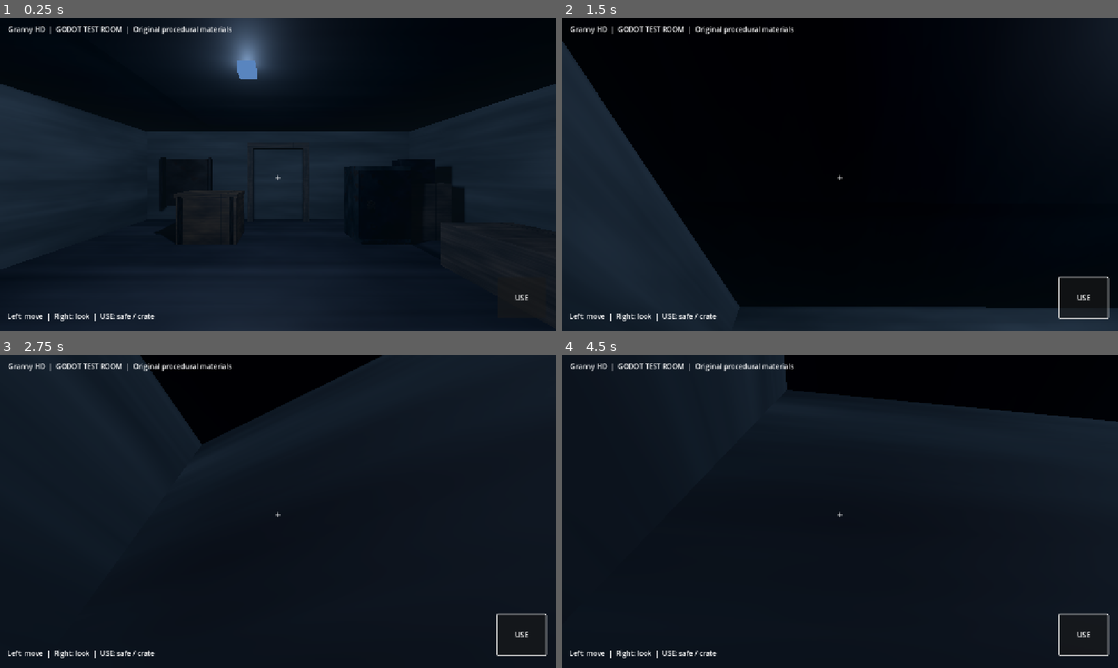
Above: before the commit, frames 1-4 (two rows, left to right).
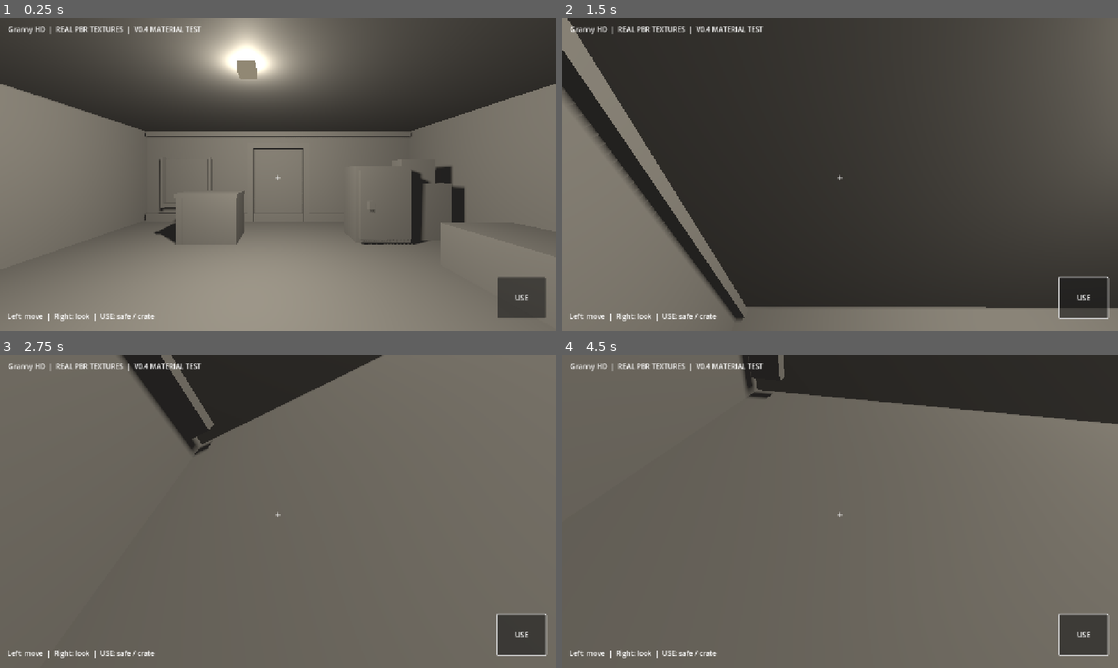
Above: after the commit, the same moments.

Repository: Cheems-gta/Granny-HD
Game: Godot game, scene res://scenes/main.tscn
Same seed, same stepped clock (60 frames per second), same inputs: the game is played once before the commit and once after it.
Inputs (mouse positions are in pixels of both pictures, inside the frame that each line leads up to):
- Up to frame 1 (0.25 s): no input
- Up to frame 2 (1.5 s): click "USE" at 0.5 s; tap Enter at 1.25 s; move the mouse to (867, 174) at 1.27 s; hold W from 1.28 s (still down); tap E at 1.35 s
- Up to frame 3 (2.75 s): keep holding W; move the mouse to (250, 511) at 2.02 s; tap E at 2.1 s
- Up to frame 4 (4.5 s): keep holding W; move the mouse to (851, 505) at 2.77 s; tap E at 2.85, 3.6, 4.35 s; tap Space at 3.5 s; move the mouse to (834, 517) at 3.52 s; tap Enter at 4.25 s; move the mouse to (878, 514) at 4.27 s

The runs differ from the first frame. In frame 1, 100% of the frame differs, in the area x 0-100%, y 0-100%; in frame 2, 97%; in frame 3, 99%; in frame 4, 99%.
Error after the commit: Parse Error: The function signature doesn't match the parent. Parent signature is "_get(StringName) -> Variant". (res://scripts/material_library.gd:50)

Commit message:
V0.4: replace procedural test-room shaders with real albedo normal AO metallic roughness maps and neutral lighting

Diff:
--- a/godot/scripts/main.gd
+++ b/godot/scripts/main.gd
@@ -1,7 +1,7 @@
 extends Node3D
 
 # This scene is independent/original. It does not load any original Granny assets.
-const AGED_SHADER = preload("res://shaders/aged_surface.gdshader")
+const MATERIAL_LIBRARY = preload("res://scripts/material_library.gd")
 const PLAYER_SCRIPT = preload("res://scripts/player.gd")
 const PROP_SCRIPT = preload("res://scripts/interactable.gd")
 
@@ -14,16 +14,8 @@
     _create_player()
     _create_hud()
 
-func _material(color: Color, grime: Color, pattern: int, rough: float, metallic: float = 0.0) -> ShaderMaterial:
-    var m: ShaderMaterial = ShaderMaterial.new()
-    m.shader = AGED_SHADER
-    m.set_shader_parameter("base_color", color)
-    m.set_shader_parameter("dust_color", grime)
-    m.set_shader_parameter("material_kind", pattern)
-    m.set_shader_parameter("surface_roughness", rough)
-    m.set_shader_parameter("metallic_level", metallic)
-    m.set_shader_parameter("pattern_scale", 6.0)
-    return m
+func _hd(material_name: String, uv_tile: Vector2 = Vector2.ONE) -> StandardMaterial3D:
+    return MATERIAL_LIBRARY.from_pack(material_name, uv_tile)
 
 func _box(parent_node: Node3D, title: String, at: Vector3, size: Vector3, material: Material, target: Node3D = null) -> StaticBody3D:
     var body: StaticBody3D = StaticBody3D.new()
@@ -50,55 +42,58 @@
     world.name = "Cold low-light environment"
     var env: Environment = Environment.new()
     env.background_mode = Environment.BG_COLOR
-    env.background_color = Color(0.025, 0.035, 0.05)
+    env.background_color = Color(0.10, 0.087, 0.078)
     env.ambient_light_source = Environment.AMBIENT_SOURCE_COLOR
-    env.ambient_light_color = Color(0.17, 0.22, 0.28)
-    env.ambient_light_energy = 0.5
+    env.ambient_light_color = Color(0.34, 0.33, 0.32)
+    env.ambient_light_energy = 0.65
     env.fog_enabled = true
-    env.fog_light_color = Color(0.11, 0.17, 0.22)
-    env.fog_density = 0.018
+    env.fog_light_color = Color(0.23, 0.22, 0.21)
+    env.fog_density = 0.004
     world.environment = env
     add_child(world)
     var light: OmniLight3D = OmniLight3D.new()
     light.name = "Ceiling light"
     light.position = Vector3(0.4, 2.83, 0)
-    light.light_color = Color(0.68, 0.82, 1.0)
-    light.light_energy = 1.65
-    light.omni_range = 10.0
+    light.light_color = Color(0.95, 0.91, 0.82)
+    light.light_energy = 2.1
+    light.omni_range = 12.0
     light.shadow_enabled = true
     add_child(light)
     var lamp_material: StandardMaterial3D = StandardMaterial3D.new()
     lamp_material.albedo_color = Color(0.62, 0.78, 0.95)
     lamp_material.emission_enabled = true
-    lamp_material.emission = Color(0.35, 0.52, 0.75)
+    lamp_material.emission = Color(0.55, 0.50, 0.39)
     _box(self, "Ceiling bulb", Vector3(0.4, 2.86, 0), Vector3(0.22, 0.14, 0.22), lamp_material)
 
 func _create_room() -> void:
-    var floor_mat: Material = _material(Color(0.28,0.28,0.30), Color(0.08,0.08,0.095), 1, 0.53)
-    var wall_mat: Material = _material(Color(0.42,0.43,0.43), Color(0.14,0.15,0.15), 3, 0.94)
-    var ceiling_mat: Material = _material(Color(0.20,0.19,0.19), Color(0.06,0.07,0.08), 1, 0.84)
-    var timber: Material = _material(Color(0.39,0.30,0.24), Color(0.10,0.085,0.077), 1, 0.83)
+    var floor_mat: Material = _hd("Floor", Vector2(4.5, 4.5))
+    var wall_mat: Material = _hd("Walls", Vector2(4.5, 1.75))
+    var ceiling_mat: Material = _hd("Ceiling", Vector2(4.0, 4.0))
+    var timber: Material = _hd("Crate")
     _box(self, "Wet aged floor", Vector3(0,-0.2,0), Vector3(9,0.4,9), floor_mat)
     _box(self, "Ceiling", Vector3(0,3.05,0), Vector3(9,0.2,9), ceiling_mat)
     _box(self, "North wall", Vector3(0,1.5,4.5), Vector3(9,3,.22), wall_mat)
     _box(self, "South wall", Vector3(0,1.5,-4.5), Vector3(9,3,.22), wall_mat)
     _box(self, "West wall", Vector3(-4.5,1.5,0), Vector3(.22,3,9), wall_mat)
     _box(self, "East wall", Vector3(4.5,1.5,0), Vector3(.22,3,9), wall_mat)
+    for z in [-4.28, 4.28]:
+        _box(self, "Wood skirting board", Vector3(0, 0.12, z), Vector3(8.6, .24, .15), timber)
+        _box(self, "Upper wall trim", Vector3(0, 2.82, z), Vector3(8.6, .12, .14), timber)
     # Door, old TV and bench are generic props in the original test room.
     _box(self, "Old doorway frame left", Vector3(-0.9,1.2,4.3), Vector3(.18,2.4,.23), timber)
     _box(self, "Old doorway frame right", Vector3(0.9,1.2,4.3), Vector3(.18,2.4,.23), timber)
     _box(self, "Doorway lintel", Vector3(0,2.45,4.3), Vector3(1.98,.17,.23), timber)
     _box(self, "Bench base", Vector3(-3.3,.35,-.25), Vector3(1.2,.7,2.1), timber)
     _box(self, "Old TV cabinet", Vector3(-3.3,.65,2.5), Vector3(1.35,1.3,.7), timber)
-    var tv_mat: Material = _material(Color(.15,.15,.16), Color(.04,.04,.05), 0,.45)
+    var tv_mat: Material = _hd("CrateMetal")
     _box(self, "Old CRT screen", Vector3(-3.3,1.55,2.5), Vector3(.8,.63,.45), tv_mat)
 
 func _create_props() -> void:
-    var safe_outer: Material = _material(Color(.33,.38,.40), Color(.08,.09,.09), 2,.53,.64)
-    var safe_inner: Material = _material(Color(.28,.29,.31), Color(.10,.10,.11), 2,.43,.82)
-    var wood: Material = _material(Color(.42,.30,.19), Color(.12,.08,.06), 1,.77)
-    var metal: Material = _material(Color(.28,.25,.23), Color(.08,.06,.05), 2,.58,.67)
-    var plate: Material = _material(Color(.32,.29,.28), Color(.14,.09,.06), 2,.52,.75)
+    var safe_outer: Material = _hd("SafeBody")
+    var safe_inner: Material = _hd("SafeDoor")
+    var wood: Material = _hd("Crate")
+    var metal: Material = _hd("CrateMetal")
+    var plate: Material = _hd("SteelPlate")
     var safe: Node3D = Node3D.new()
     safe.name = "Interactive safe"
     safe.set_script(PROP_SCRIPT)
@@ -132,6 +127,7 @@
     _box(self,"Rusted metal panel",Vector3(2.95,1.25,4.28),Vector3(1.55,1.5,.11),plate)
     _box(self,"Panel left bracket",Vector3(2.20,1.25,4.15),Vector3(.07,1.62,.2),metal)
     _box(self,"Panel right bracket",Vector3(3.70,1.25,4.15),Vector3(.07,1.62,.2),metal)
+    _box(self,"Lower metal brace",Vector3(2.95,.54,4.12),Vector3(1.58,.10,.19),metal)
 
 func _create_player() -> void:
     _player = CharacterBody3D.new()
@@ -157,7 +153,7 @@
     root.mouse_filter = Control.MOUSE_FILTER_IGNORE
     canvas.add_child(root)
     var header: Label = Label.new()
-    header.text = "Granny HD  |  GODOT TEST ROOM  |  Original procedural materials"
+    header.text = "Granny HD  |  REAL PBR TEXTURES  |  V0.4 MATERIAL TEST"
     header.position = Vector2(18,14)
     root.add_child(header)
     var guide: Label = Label.new()
